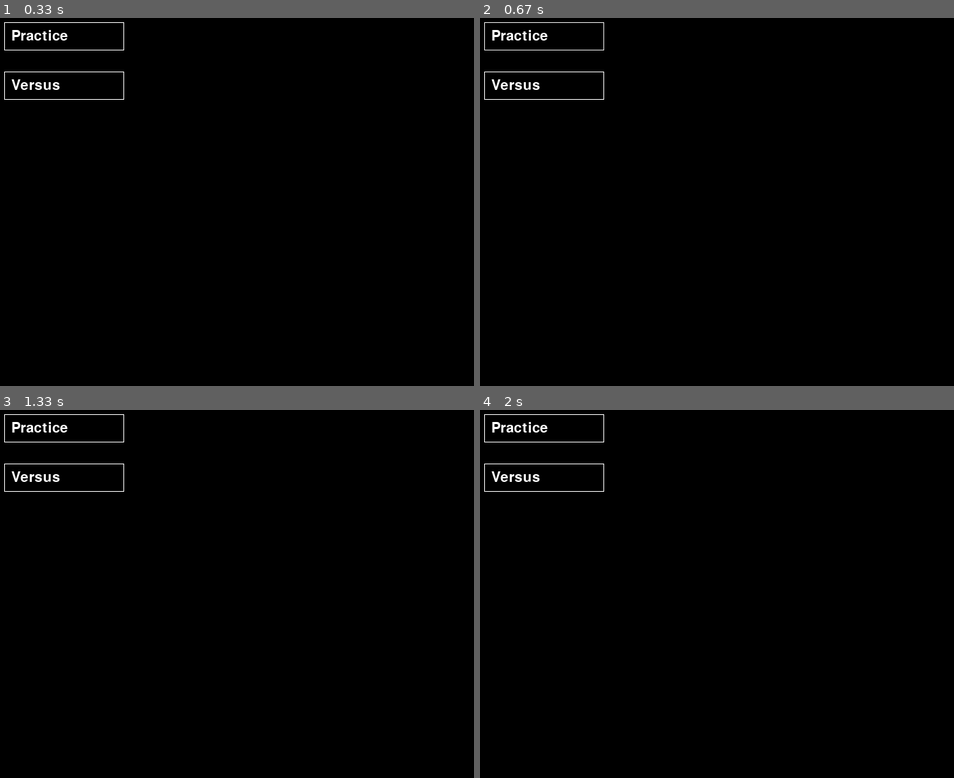
Above: before the commit, frames 1-4 (two rows, left to right).
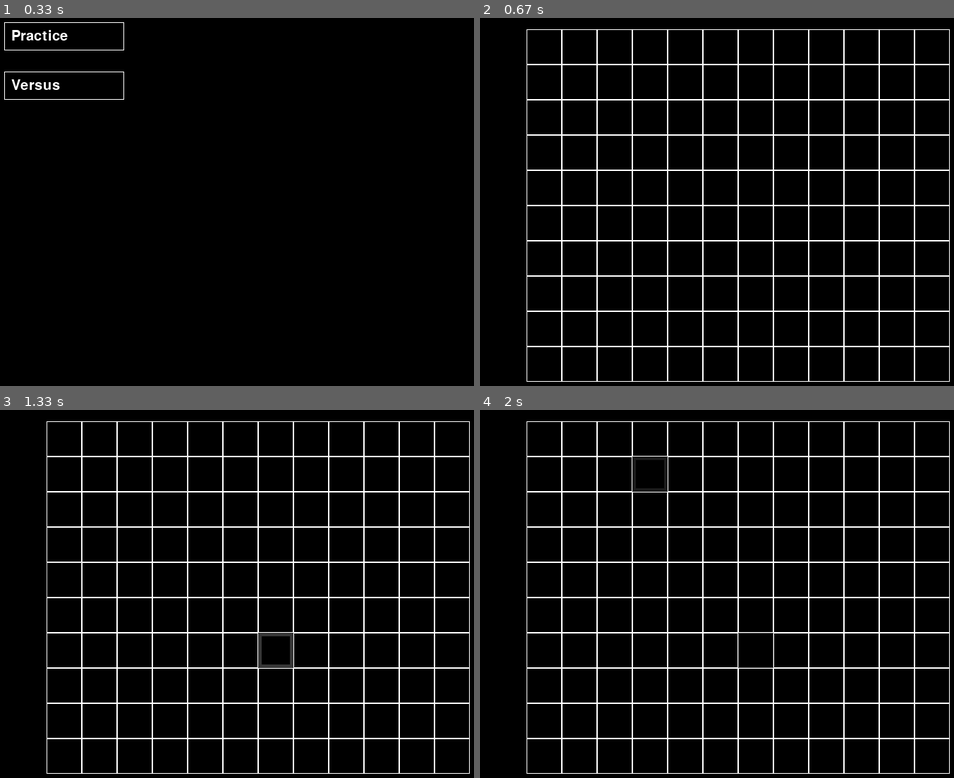
Above: after the commit, the same moments.

Repository: ztdnzunYT/Capstone-Project-2024
Game: pygame game, started from Photon_precesion/Photon_precesion.py
Two runs of this game, one before a commit and one after it. Both use one fixed random seed, a clock stepped at 60 frames per second and the inputs below.
Inputs (mouse positions are in pixels of both pictures, inside the frame that each line leads up to):
- Up to frame 1 (0.33 s): no input
- Up to frame 2 (0.67 s): click "Practice" at 0.38 s
- Up to frame 3 (1.33 s): press the mouse at (170, 472) at 0.7 s; move the mouse to (113, 531) at 0.8 s; release the mouse at (56, 586) at 0.93 s; click (265, 641) at 1.05 s
- Up to frame 4 (2 s): click (949, 755) at 1.38 s; click (645, 457) at 1.72 s

Frame 1 is identical in both runs. In frame 2, 7.2% of the frame differs, in the area x 0-100%, y 1-99%; in frame 3, 7.4%; in frame 4, 7.4%.

Commit message:
Update Photon_precesion.py

Diff:
--- a/Photon_precesion/Photon_precesion.py
+++ b/Photon_precesion/Photon_precesion.py
@@ -1,5 +1,6 @@
 import pygame
 import sys
+import random
 
 # Initialize Pygame
 pygame.init()
@@ -7,6 +8,7 @@
 # Set up the screen
 SCREEN_WIDTH, SCREEN_HEIGHT = 800, 600
 screen = pygame.display.set_mode((SCREEN_WIDTH, SCREEN_HEIGHT))
+pygame.mouse.set_visible(False)
 pygame.display.set_caption("Photon Precesion")
 
 Game_state = "Main_menu"
@@ -47,10 +49,57 @@
             if pygame.Rect.colliderect(pygame.Rect(pygame.mouse.get_pos()[0],pygame.mouse.get_pos()[1],1,1),button.rect):
                 button.transparency = max(200,button.transparency-1)
                 if pygame.mouse.get_pressed()[0]:
-
+                    global Game_state
                     Game_state = button.game_state
             else:
                 button.transparency = min(255,button.transparency+1)
+
+
+class Battle_field():
+
+    class Tile():
+        tile_size = 50
+
+        def __init__(self,x,y,width,length):
+            self.x = x + 100
+            self.y = y + 50
+            self.width = width
+            self.length = length
+            self.border_width = random.randint(1,1)
+            self.transparency = 255
+            self.color = (255,255,255)
+
+    battle_field = []
+
+    for col in range(10):
+        for row in range(12):
+            battle_field.append(Tile(Tile.tile_size*row,Tile.tile_size*col,Tile.tile_size,Tile.tile_size))
+
+    def draw_battle_field():
+        surface = pygame.Surface((SCREEN_WIDTH,SCREEN_HEIGHT),pygame.SRCALPHA)
+
+        if pygame.mouse.get_pressed()[0]:
+            Battle_field.Tile.tile_size = 100
+        else:
+            Battle_field.Tile.tile_size = 50
+
+        for tile in Battle_field.battle_field:
+            if pygame.Rect.colliderect(pygame.Rect(pygame.mouse.get_pos()[0],pygame.mouse.get_pos()[1],1,1),pygame.Rect(tile.x,tile.y,tile.width,tile.length)):
+                tile.transparency = max(0,tile.transparency-10)
+                tile.color = (tile.color[0],tile.color[1],tile.color[2],tile.transparency)
+                tile.border_width = 5
+            else:
+                tile.transparency = min(255,tile.transparency+1)
+                tile.color = (tile.color[0],tile.color[1],tile.color[2],tile.transparency)
+                tile.border_width = 1
+
+
+
+
+
+
+            pygame.draw.rect(surface,tile.color,(tile.x,tile.y,tile.width,tile.length),tile.border_width)
+        screen.blit(surface,(0,0))
 
 
 
@@ -71,7 +120,12 @@
 while running:
     screen.fill((0,0,0))
 
-    Main_menu.display_main_menu()
+    if Game_state == "Main_menu":
+        Main_menu.display_main_menu()
+
+    if Game_state == "Practice":
+        Battle_field.draw_battle_field()
+        pass
 
 
 
